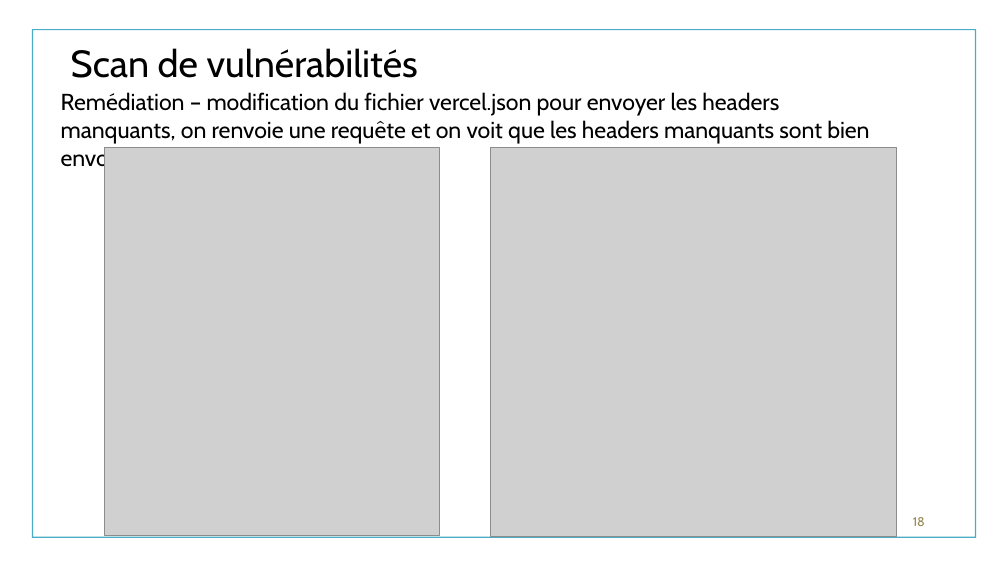
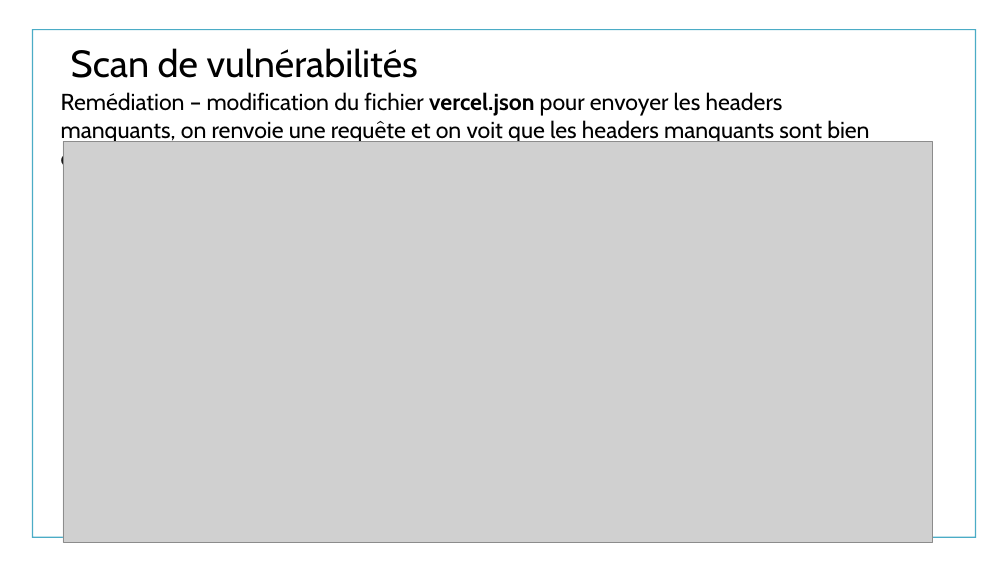
Before and after one commit to johannax94/PA_SIEM_RUST, a slide deck: slide 18 of MEDTECH SIEM.odp. Drawn at 1008x567 pixels with LibreOffice and Linux fonts; fonts in the diff are those of the drawing; grey boxes stand for pictures. Boxes give left, top, right and bottom in pixels: in the first picture for what was removed or moved away, otherwise in the second. Text is boxed around its words. In the diff, an @@ line names an element or a change of style, - is before the commit and + after.

Commit message:
headers CSP

```diff
--- a/MEDTECH SIEM.odp
+++ b/MEDTECH SIEM.odp
@@ text "Remédiation – modification du fichier ..." at (61, 92, 869, 172): bold on in "vercel.json" @@
@@ picture: place and size @@
-picture at (104, 147, 439, 535)
+picture at (63, 141, 932, 542)
@@ picture removed at (490, 147, 897, 536) @@
@@ page number removed at (913, 517, 925, 526) @@
-18
```
Also in this commit, not shown: 2 other slides changed, 3 other files.
